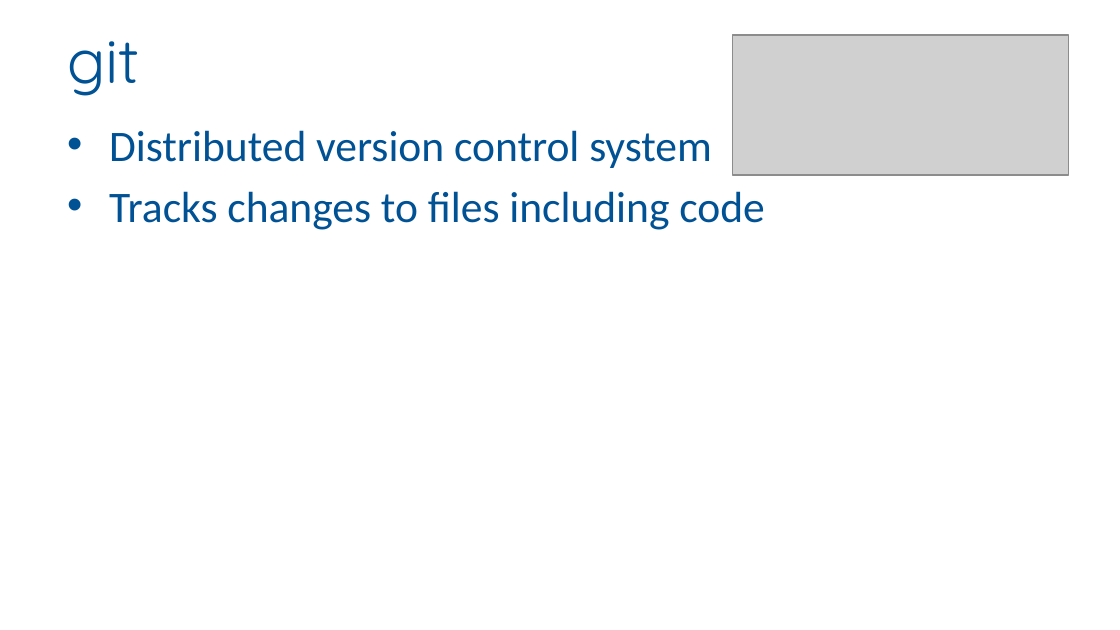
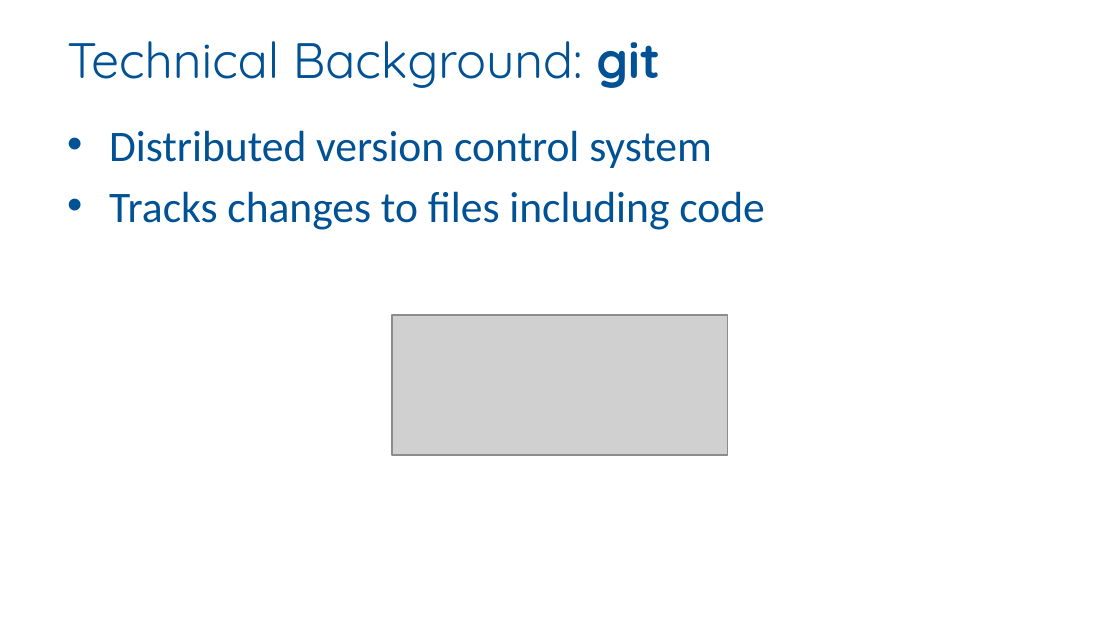
Before and after one commit to RhoInc/sas-install-github, a slide deck: slide 6 of docs/CT06.pptx (slide 5 before the commit). Drawn at 1120x630 pixels with LibreOffice and Linux fonts; fonts in the diff are those of the drawing; grey boxes stand for pictures; background and template pictures are left out. Boxes give left, top, right and bottom in pixels: in the first picture for what was removed or moved away, otherwise in the second. Text is boxed around its words. In the diff, an @@ line names an element or a change of style, - is before the commit and + after.

```diff
--- a/docs/CT06.pptx
+++ b/docs/CT06.pptx
@@ title at (67, 41, 661, 88): text changed; size 40 to 32 pt @@
-git
+Technical Background: git
@@ picture: place and size @@
-picture at (732, 35, 1068, 175)
+picture at (392, 315, 728, 455)
```
Also in this commit, not shown: 5 other slides changed, 4 slides added, 2 slides removed.
